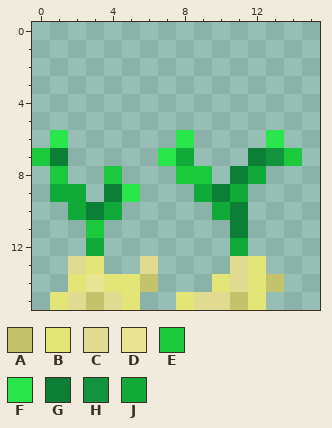
Two states of a pixel-art sprite, packs/RP/textures/blocks/ginger_1.png. The first picture shows the starting point.
The file is 16x16 pixels.
Palette (. is transparent): A #c2c36a  B #e4e577  C #e0db91  D #e9e492  E #1cc93d  F #29e64d  G #0d7e36  H #12933d  J #11aa38
Pixels before, first column x 0:
 6 .F......F....F.
 7 EG.....FJ...GHE
 8 .E..E...EE.GJ..
 9 .JJ.GF...JGJ...
10 ..JGJ.....JG...
11 ...E.......G...
12 ...J.......J...
13 ..CB..C....CB..
14 ..BDBBA...BCBA.
15 .BCACB..BCCAB..
Now the later version:
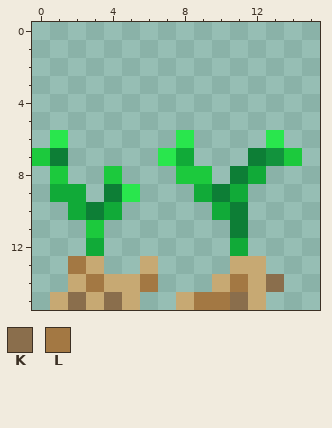
Colours new in this view: K #8a6e4c  L #a37843
From old to new:
colour B: #e4e577 -> #c7a973
y 13: x 2 C -> L; x 6 C -> B; x 11 C -> B
y 14: x 3 D -> L; x 6 A -> L; x 11 C -> L; x 13 A -> K
y 15: x 2..4 CAC -> KBK; x 9..11 CCA -> LLK
Pixel boxes of the changes (left, top, right, bottom) in both pictures:
changed: (50, 256, 284, 310)
